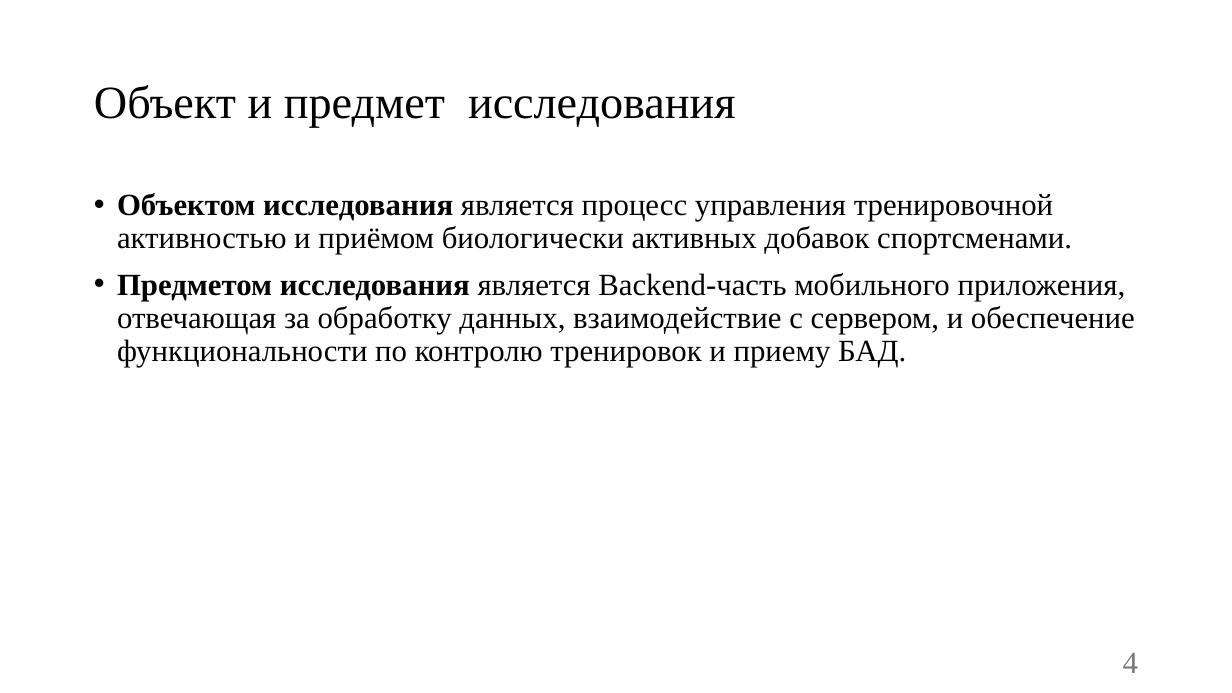
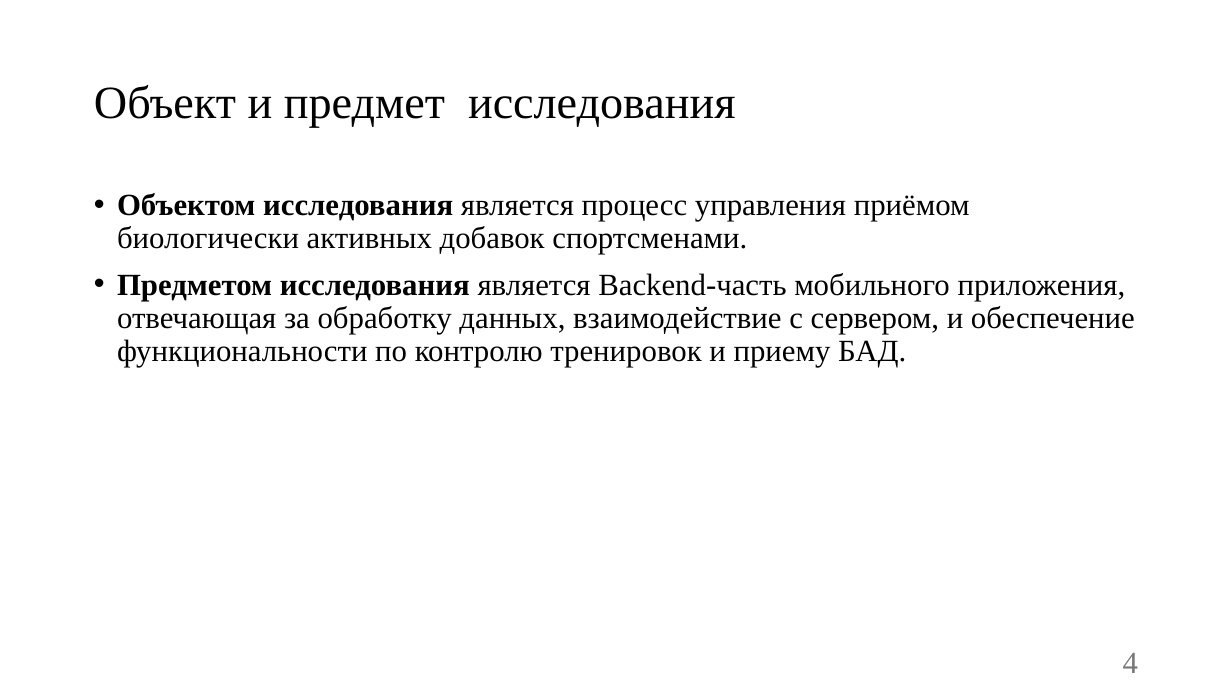
Before and after one commit to vadimgilka/SportApp, a slide deck: slide 4 of Documentation/Documentation Backend/Презентация-Чупинин-Антон-Павлович.pptx. Drawn at 1232x693 pixels with LibreOffice and Linux fonts; fonts in the diff are those of the drawing. Boxes give left, top, right and bottom in pixels: in the first picture for what was removed or moved away, otherwise in the second. Text is boxed around its words. In the diff, an @@ line names an element or a change of style, - is before the commit and + after.

```diff
--- a/Documentation/Documentation Backend/Презентация-Чупинин-Антон-Павлович.pptx
+++ b/Documentation/Documentation Backend/Презентация-Чупинин-Антон-Павлович.pptx
@@ text at (117,193,970,255): text changed @@
-• Объектом исследования является процесс управления тренировочной активностью и приёмом биологически активных добавок спортсменами.
+• Объектом исследования является процесс управления приёмом биологически активных добавок спортсменами.
```
Also in this commit, not shown: 2 other slides changed.
